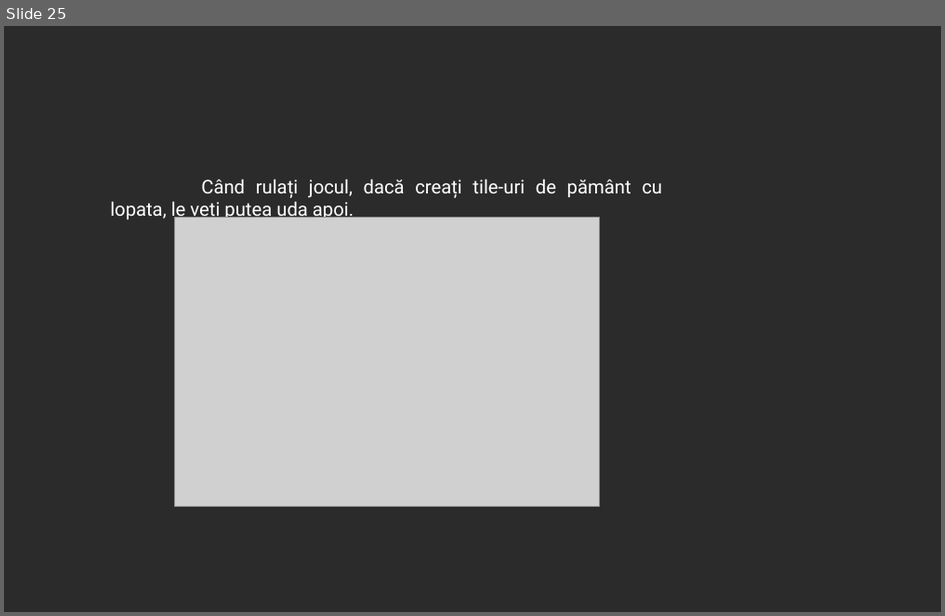
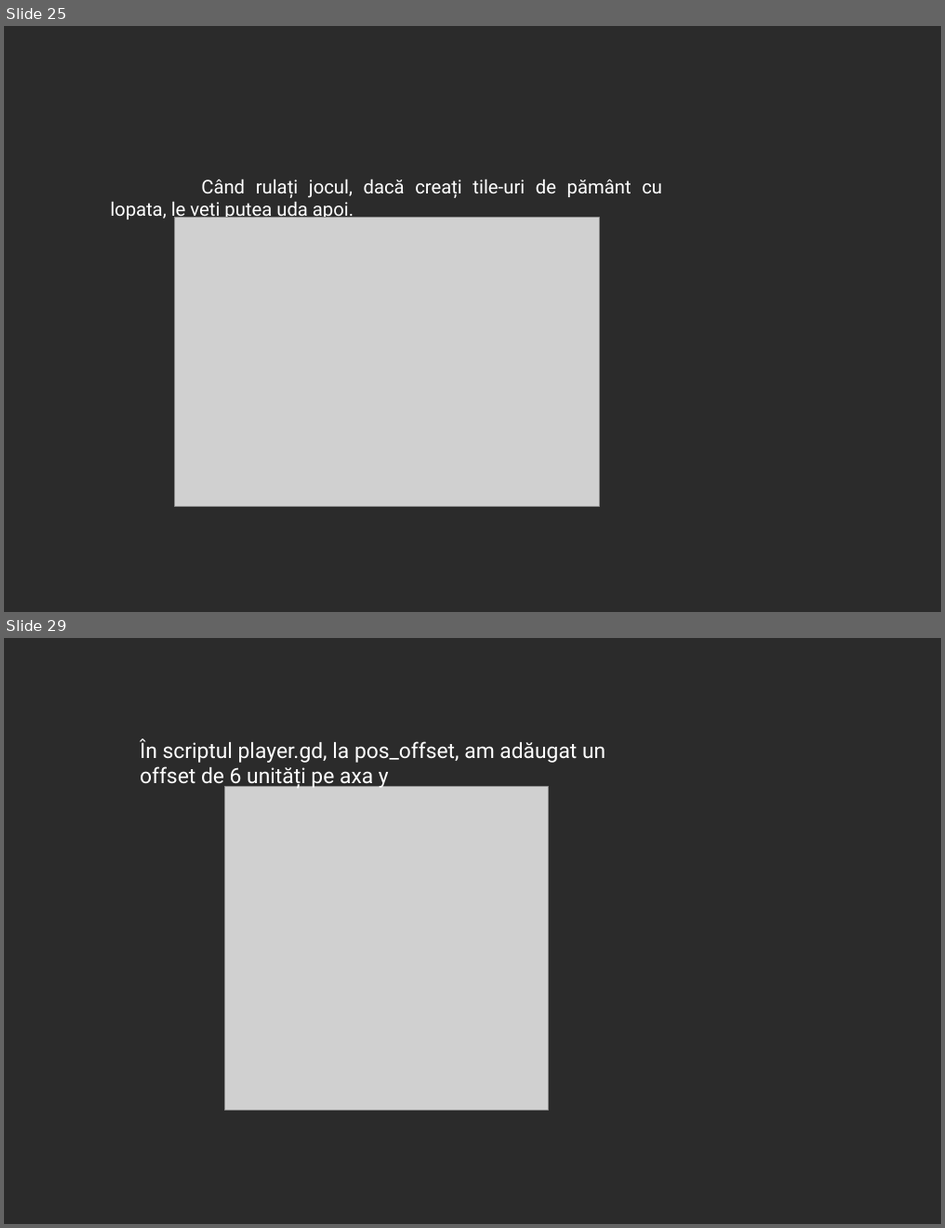
Before and after one commit to 0xspiderr/gdc-upt-presentations, a slide deck: presentation_4/presentation_4.odp. Shown one above the other, each under a label of ours: slide 25 before the commit, slides 25 and 29 after it; the slides between them are not shown. The pictures are 945x616 and 945x1228 pixels, drawn with LibreOffice and Linux fonts; fonts in the diff are those of the drawing; grey boxes stand for pictures; background and template pictures are left out; a plain dark background stands for a picture behind light text. Boxes give left, top, right and bottom in pixels: in the first picture for what was removed or moved away, otherwise in the second. Text is boxed around its words. In the diff, an @@ line names an element or a change of style, - is before the commit and + after.

```diff
--- a/presentation_4/presentation_4.odp
+++ b/presentation_4/presentation_4.odp
@@ slide 29 added at (4,638,941,1224), background picture (left out) @@
@@ text added at (140,738,606,789), 18 pt, text #FFFFFF @@
+În scriptul player.gd, la pos_offset, am adăugat un offset de 6 unități pe axa y
@@ picture added at (225,787,548,1110) @@
```
Also in this commit, not shown: 40 other slides added, 8 other files.
